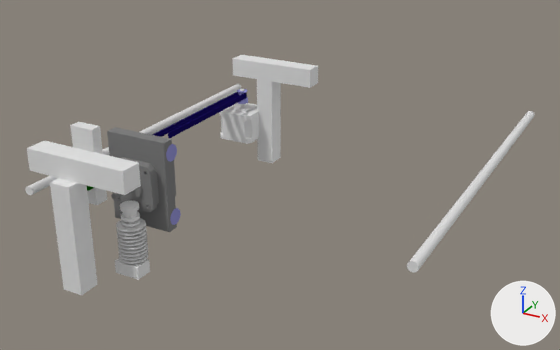
The Blender file corexy-v.blend as it was, and as the next commit left it.
The view is the same before and after, from a camera (50 mm lens) standing at (303.0, -589.0, 276.0) and looking at (-16.0, -9.0, -14.0). The lights are fixed; the arrows at lower right show +X, +Y and +Z.

Objects in the first picture: 'Car X', 'Cube.002', 'Cube.003', 'Cube.004', 'Cube.006', 'Cube.007', 'Cube.008', 'Cube.009', 'Cube.010', 'Motor extruder', 'Motor1.001', 'X-rod-1', 'X-rod-2', 'e3d-hotend-V5', 'lm8uu x-upper2', 'lm8uu x-upper2.001'.
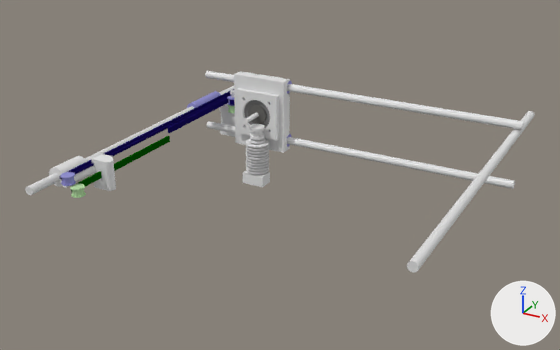
The change, as a diff of the scene's bpy script:
```diff
--- a/corexy-v.blend.py
+++ b/corexy-v.blend.py
@@ me_carriage_x @@
+me_carriage_x.from_pydata(...)  # 888 vertices, 1860 faces; spans x -30.5..30.5, y -18.5..0.0, z -39.5..39.5
@@ ob_cube_010 @@
 ob_cube_010 = bpy.data.objects.new('Cube.010', me_cube_014)
-ob_cube_010.location = (-157.0, 73.0, -1.0)
+ob_cube_010.location = (-157.0, 73.0, 4.4)
 ob_cube_010.rotation_euler = (0.0, 1.571, 0.0)  # degrees (0, 90, 0)
@@ ob_cube_009 @@
 ob_cube_009.location = (-170.0, -110.0, -10.0)
+ob_cube_009.hide_viewport = True
@@ ob_motor1_001 @@
 ob_motor1_001 = bpy.data.objects.new('Motor1.001', me_motor_nema17_002)
-ob_motor1_001.location = (-152.0, 148.0, -35.0)
+ob_motor1_001.location = (-152.0, 148.0, -29.6)
@@ ob_cube_008 @@
 ob_cube_008.scale = (1.0, 1.0, 5.0)
+ob_cube_008.hide_viewport = True
@@ ob_cube_007 @@
 ob_cube_007.scale = (1.0, 1.0, 5.0)
+ob_cube_007.hide_viewport = True
@@ ob_cube_006 @@
 ob_cube_006.scale = (1.0, 1.0, 5.0)
+ob_cube_006.hide_viewport = True
@@ ob_cube_004 @@
 ob_cube_004 = bpy.data.objects.new('Cube.004', me_cube_004)
-ob_cube_004.location = (-157.0, 73.0, -1.0)
+ob_cube_004.location = (-157.0, 73.0, 4.4)
 ob_cube_004.scale = (0.167, 12.5, 0.5)
@@ ob_cube_003 @@
 ob_cube_003.scale = (1.0, 1.0, 5.0)
+ob_cube_003.hide_viewport = True
@@ ob_y_rod_1 @@
 ob_y_rod_1 = bpy.data.objects.new('Y-rod-1', me_cylinder_017)
-ob_y_rod_1.location = (0.0, -100.0, 30.0)
+ob_y_rod_1.location = (0.0, 110.0, 30.0)
 ob_y_rod_1.rotation_euler = (0.0, -1.571, 0.0)  # degrees (0, -90, 0)
 ob_y_rod_1.scale = (1.0, 1.0, 1.03)
-ob_y_rod_1.hide_viewport = True
@@ ob_y_rod_2 @@
 ob_y_rod_2.scale = (1.0, 1.0, 1.03)
-ob_y_rod_2.hide_viewport = True
@@ ob_car_x @@
 ob_car_x.show_transparent = True
+ob_car_x.hide_viewport = True
@@ ob_lm8uu_x_upper2_001 @@
 ob_lm8uu_x_upper2_001.matrix_parent_inverse = Matrix(((3.333, 0.0, 0.0, 100.0), (0.0, 0.0, -3.333, -33.33), (0.0, 10.0, 0.0, 1000.0), (0.0, 0.0, 0.0, 1.0)))
-ob_lm8uu_x_upper2_001.location = (-12.0, -101.0, -49.0)
+ob_lm8uu_x_upper2_001.location = (-13.0, -101.0, -49.0)
 ob_lm8uu_x_upper2_001.rotation_euler = (0.0, 1.571, 0.0)  # degrees (0, 90, 0)
@@ ob_lm8uu_x_upper2 @@
 ob_lm8uu_x_upper2.matrix_parent_inverse = Matrix(((3.333, 0.0, 0.0, 100.0), (0.0, 0.0, -3.333, -33.33), (0.0, 10.0, 0.0, 1000.0), (0.0, 0.0, 0.0, 1.0)))
-ob_lm8uu_x_upper2.location = (-12.0, -101.0, 11.0)
+ob_lm8uu_x_upper2.location = (-13.2, -101.0, 12.0)
 ob_lm8uu_x_upper2.rotation_euler = (0.0, 1.571, 0.0)  # degrees (0, 90, 0)
@@ ob_motor_extruder @@
 ob_motor_extruder.matrix_parent_inverse = Matrix(((3.333, 0.0, 0.0, 100.0), (0.0, 0.0, -3.333, -33.33), (0.0, 10.0, 0.0, 1000.0), (0.0, 0.0, 0.0, 1.0)))
-ob_motor_extruder.location = (-30.0, -103.0, -19.0)
+ob_motor_extruder.location = (-30.0, -99.7, -19.0)
 ob_motor_extruder.rotation_euler = (-1.571, 0.0, -3.142)  # degrees (-90, 0, -180)
@@ ob_e3d_hotend_v5 @@
 ob_e3d_hotend_v5.matrix_parent_inverse = Matrix(((-1.0, 0.0, 0.0, -30.0), (0.0, 0.0, -1.0, -19.0), (0.0, -1.0, 0.0, -103.0), (0.0, 0.0, 0.0, 1.0)))
-ob_e3d_hotend_v5.location = (-24.0, -132.0, -30.0)
+ob_e3d_hotend_v5.location = (-24.0, -132.0, -28.0)
 ob_e3d_hotend_v5.rotation_euler = (-3.142, 0.0, 0.0)  # degrees (-180, 0, 0)
@@ ob_cube_002 @@
 ob_cube_002 = bpy.data.objects.new('Cube.002', me_cube_002)
-ob_cube_002.location = (-147.0, 73.0, -1.0)
+ob_cube_002.location = (-147.0, 73.0, 4.4)
 ob_cube_002.scale = (0.167, 12.5, 0.5)
@@ ob_carriage_x @@
+ob_carriage_x = bpy.data.objects.new('Carriage X', me_carriage_x)
+ob_carriage_x.location = (-100.0, 110.0, 0.0)
```

Where the change shows, as pixel boxes (x1, y1, x2, y2) in the pictures (560 x 350 px):
'Cube.006', hidden: before (50, 178, 97, 295)
'Cube.007', hidden: before (27, 141, 141, 195)
'e3d-hotend-V5', moved: before (115, 201, 150, 280); after (242, 124, 270, 187)
'Car X', hidden: before (107, 127, 177, 232)
'Carriage X', added: after (234, 71, 290, 153)
'Y-rod-1', shown: after (205, 71, 524, 130)
'Y-rod-2', shown: after (207, 121, 515, 189)
'Cube.008', hidden: before (232, 55, 318, 88)
'Cube.003', hidden: before (257, 79, 281, 163)
'Motor extruder', moved: before (111, 157, 176, 212); after (244, 93, 290, 131)
'Motor1.001', moved: before (219, 88, 259, 144); after (219, 103, 235, 137)
'Cube.009', hidden: before (70, 122, 107, 205)
'Cube.002', moved: before (168, 93, 247, 138); after (167, 98, 228, 133)
'Cube.004', moved: before (152, 92, 238, 137); after (61, 89, 234, 180)
'Cube.010', moved: before (157, 94, 239, 137); after (59, 94, 231, 179)
'lm8uu x-upper2', moved: before (166, 144, 177, 162); after (287, 80, 292, 94)
'lm8uu x-upper2.001', moved: before (170, 208, 181, 225); after (287, 134, 291, 147)
'lm8uu x-upper1.002', moved (not visible before): after (187, 97, 209, 108)
'lm8uu x-upper1.001', moved (not visible before): after (204, 91, 221, 101)
'Cylinder.007', moved (not visible before): after (228, 105, 235, 113)
'Cylinder.002', moved (not visible before): after (230, 90, 235, 116)
'Cylinder.006', moved (not visible before): after (227, 96, 234, 106)
